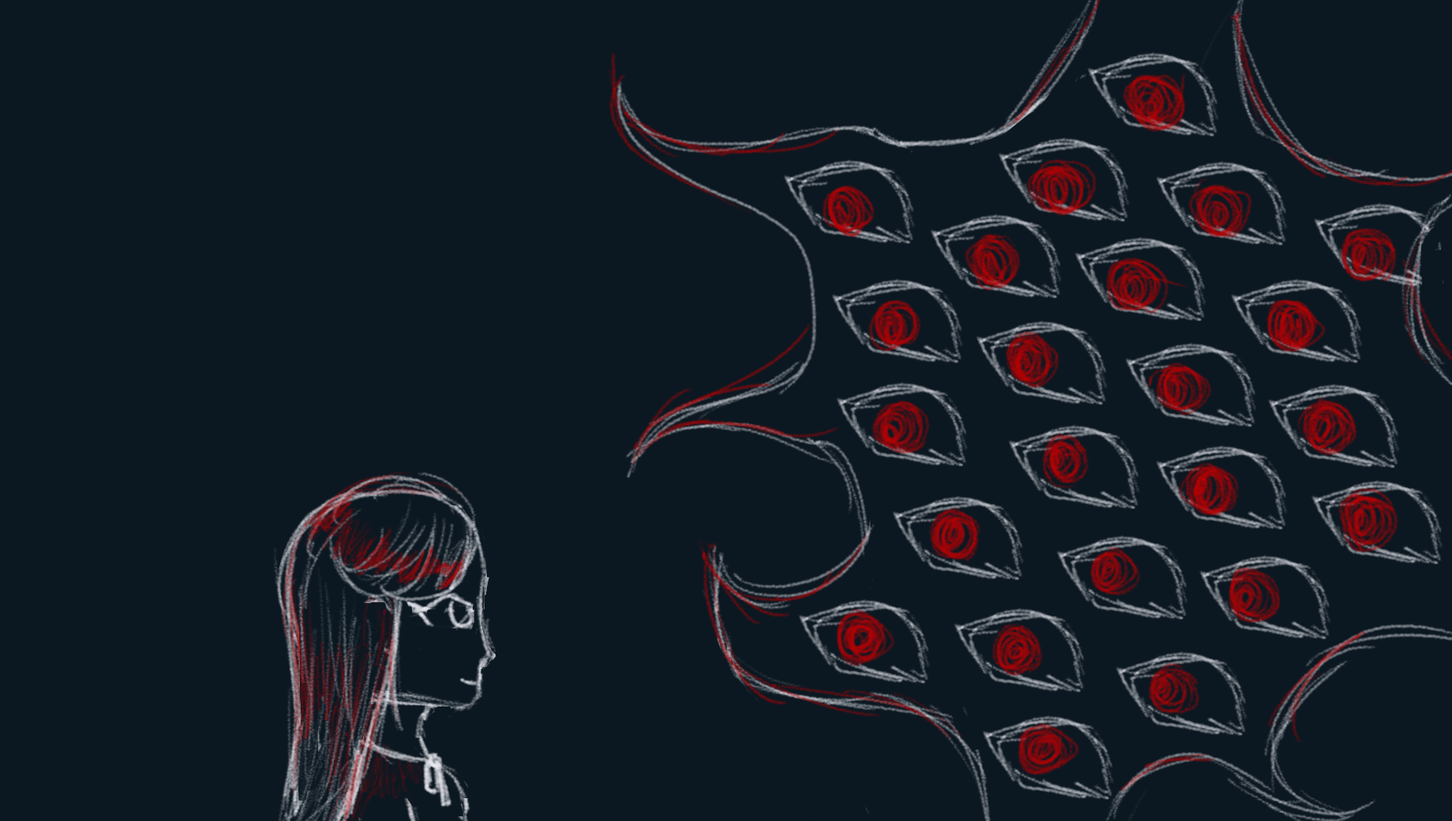
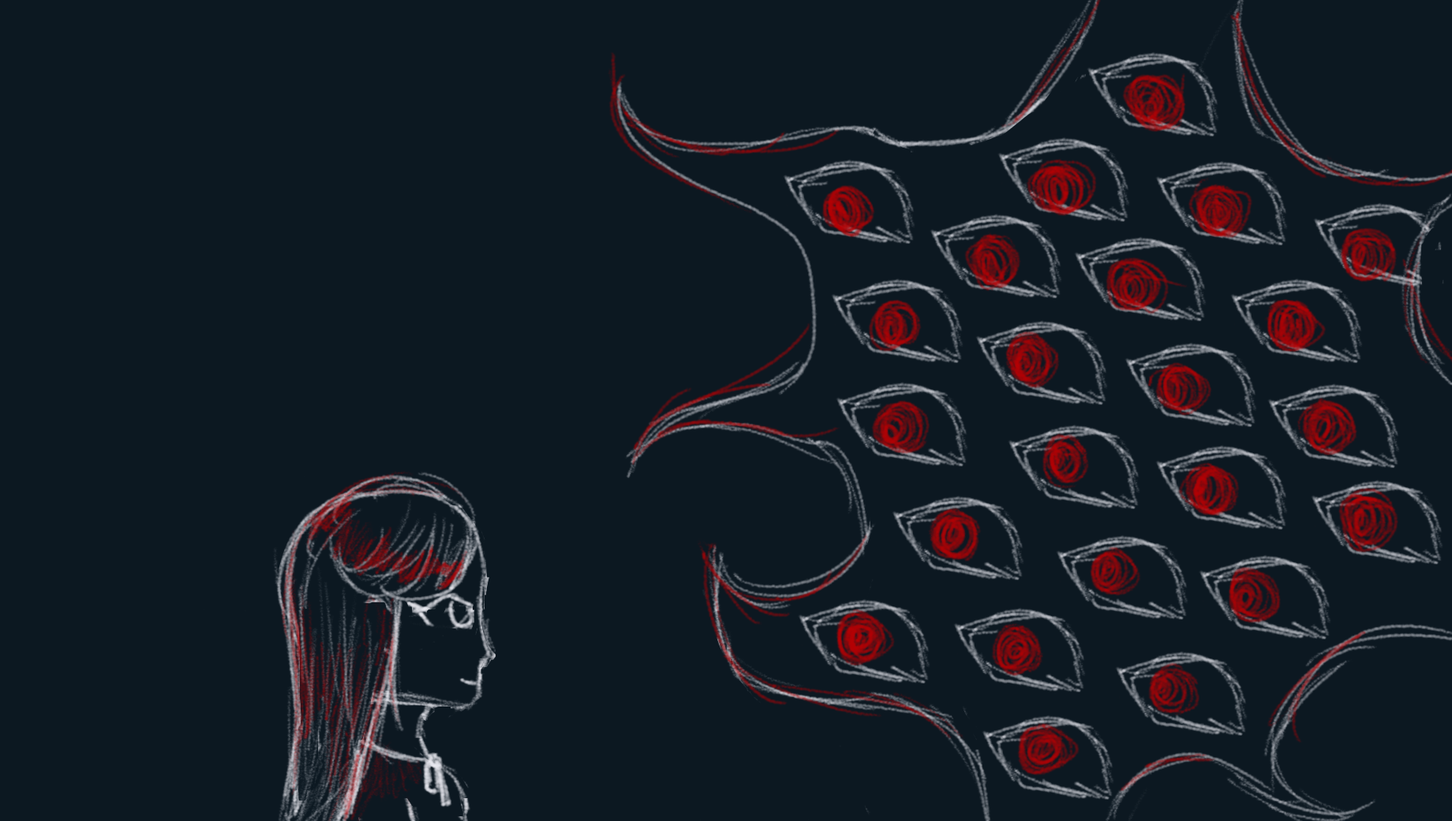
Layered file, before and after one edit (1452 x 821). Changes by layer:
painted on "Paint Layer 2" over [822, 166, 1235, 657]
